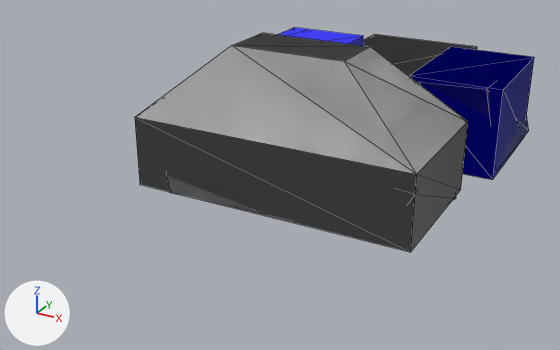
One commit to the glTF model assets/models/vehicles/hunter.glb: the scene before it, then after it.
Camera for both pictures: a 50 mm lens placed at (0.452, -0.977, 0.351), pointed at (-0.044, -0.075, -0.101). Lighting does not change. The marker at lower left points along +X, +Y and +Z. The picture after the commit comes second. Mesh edges are drawn as thin lines. Where no turn or scale is listed for an object, it has been applied to the vertices. Vertices at exactly the same position are counted once.
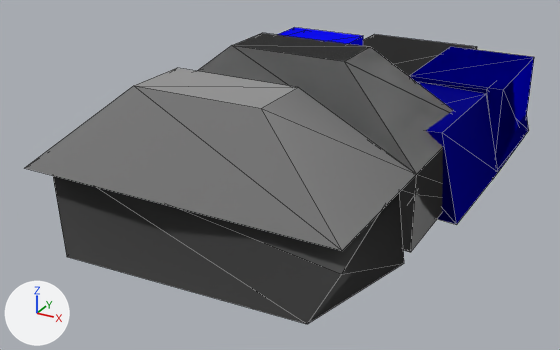
Changed parts and their boxes [x1, y1, x2, y2] in the pictures (560 x 350 px):
'muzzle', added
    after: [25, 68, 498, 324]
'mesh5', recoloured
    both: [277, 27, 534, 179]
'mesh0', recoloured, surface changed (darker)
    both: [232, 33, 529, 174]
'mesh2', recoloured (darker)
    both: [135, 46, 416, 174]
'mesh3', recoloured
    both: [234, 34, 477, 252]

Edits to the bpy script that builds the scene:
```text
Add mat_material5:
    mat_material5 = bpy.data.materials.new('material5')
    mat_material5.use_nodes = True; mat_material5.node_tree.nodes.clear()
    _N = mat_material5.node_tree.nodes; _L = mat_material5.node_tree.links
    n0 = _N.new('ShaderNodeBsdfPrincipled'); n0.name = 'Principled BSDF'
    n0.inputs[1].default_value = 1.0  # 'Metallic'
    n0.inputs[2].default_value = 1.0  # 'Roughness'
    n1 = _N.new('ShaderNodeOutputMaterial'); n1.name = 'Material Output'
    n2 = _N.new('ShaderNodeVertexColor'); n2.name = 'Color Attribute'
    _L.new(n0.outputs[0], n1.inputs[0])  # 'BSDF' to 'Surface'
    _L.new(n2.outputs[0], n0.inputs[0])  # 'Color' to 'Base Color'
Add mat_material3:
    mat_material3 = bpy.data.materials.new('material3')
    mat_material3.use_nodes = True; mat_material3.node_tree.nodes.clear()
    _N = mat_material3.node_tree.nodes; _L = mat_material3.node_tree.links
    n0 = _N.new('ShaderNodeBsdfPrincipled'); n0.name = 'Principled BSDF'
    n0.inputs[1].default_value = 1.0  # 'Metallic'
    n0.inputs[2].default_value = 1.0  # 'Roughness'
    n1 = _N.new('ShaderNodeOutputMaterial'); n1.name = 'Material Output'
    n2 = _N.new('ShaderNodeVertexColor'); n2.name = 'Color Attribute'
    _L.new(n0.outputs[0], n1.inputs[0])  # 'BSDF' to 'Surface'
    _L.new(n2.outputs[0], n0.inputs[0])  # 'Color' to 'Base Color'
Add mat_material2:
    mat_material2 = bpy.data.materials.new('material2')
    mat_material2.use_nodes = True; mat_material2.node_tree.nodes.clear()
    _N = mat_material2.node_tree.nodes; _L = mat_material2.node_tree.links
    n0 = _N.new('ShaderNodeBsdfPrincipled'); n0.name = 'Principled BSDF'
    n0.inputs[1].default_value = 1.0  # 'Metallic'
    n0.inputs[2].default_value = 1.0  # 'Roughness'
    n1 = _N.new('ShaderNodeOutputMaterial'); n1.name = 'Material Output'
    n2 = _N.new('ShaderNodeVertexColor'); n2.name = 'Color Attribute'
    _L.new(n0.outputs[0], n1.inputs[0])  # 'BSDF' to 'Surface'
    _L.new(n2.outputs[0], n0.inputs[0])  # 'Color' to 'Base Color'
Add mat_material0:
    mat_material0 = bpy.data.materials.new('material0')
    mat_material0.use_nodes = True; mat_material0.node_tree.nodes.clear()
    _N = mat_material0.node_tree.nodes; _L = mat_material0.node_tree.links
    n0 = _N.new('ShaderNodeBsdfPrincipled'); n0.name = 'Principled BSDF'
    n0.inputs[1].default_value = 1.0  # 'Metallic'
    n0.inputs[2].default_value = 1.0  # 'Roughness'
    n1 = _N.new('ShaderNodeOutputMaterial'); n1.name = 'Material Output'
    n2 = _N.new('ShaderNodeVertexColor'); n2.name = 'Color Attribute'
    _L.new(n0.outputs[0], n1.inputs[0])  # 'BSDF' to 'Surface'
    _L.new(n2.outputs[0], n0.inputs[0])  # 'Color' to 'Base Color'
Change me_mesh0:
    where me_mesh0.from_pydata(...)  # 72 vertices, 108 faces; spans x -0.22..0.227, y -0.21..0.4, z -0.127..0.1
    used by ob_mesh0; parent = ob_damage_00; location = (0.0, 0.0, 0.0)
    remove me_mesh0.materials.append(mat_defaultmaterial)
    me_mesh0 part 1: texture (UV) coordinates changed
    add me_mesh0.materials.append(mat_material0)
Change me_mesh2:
    where me_mesh2.from_pydata(...)  # 72 vertices, 108 faces; spans x -0.22..0.227, y -0.21..0.4, z -0.127..0.1
    remove me_mesh2.materials.append(mat_defaultmaterial_002)
    add me_mesh2.materials.append(mat_material2)
Change me_mesh3:
    where me_mesh3.from_pydata(...)  # 68 vertices, 108 faces; spans x -0.22..0.227, y -0.2..0.4, z -0.127..0.1
    remove me_mesh3.materials.append(mat_defaultmaterial_003)
    add me_mesh3.materials.append(mat_material3)
Change me_mesh5:
    where me_mesh5.from_pydata(...)  # 68 vertices, 108 faces; spans x -0.22..0.22, y -0.2..0.4, z -0.12..0.1
    remove me_mesh5.materials.append(mat_defaultmaterial_005)
    add me_mesh5.materials.append(mat_material5)
Add ob_muzzle:
    ob_muzzle = bpy.data.objects.new('muzzle', me_mesh0)
    ob_muzzle.parent = ob_damage_00
    ob_muzzle.location = (0.0, -0.2, 0.0)
```
